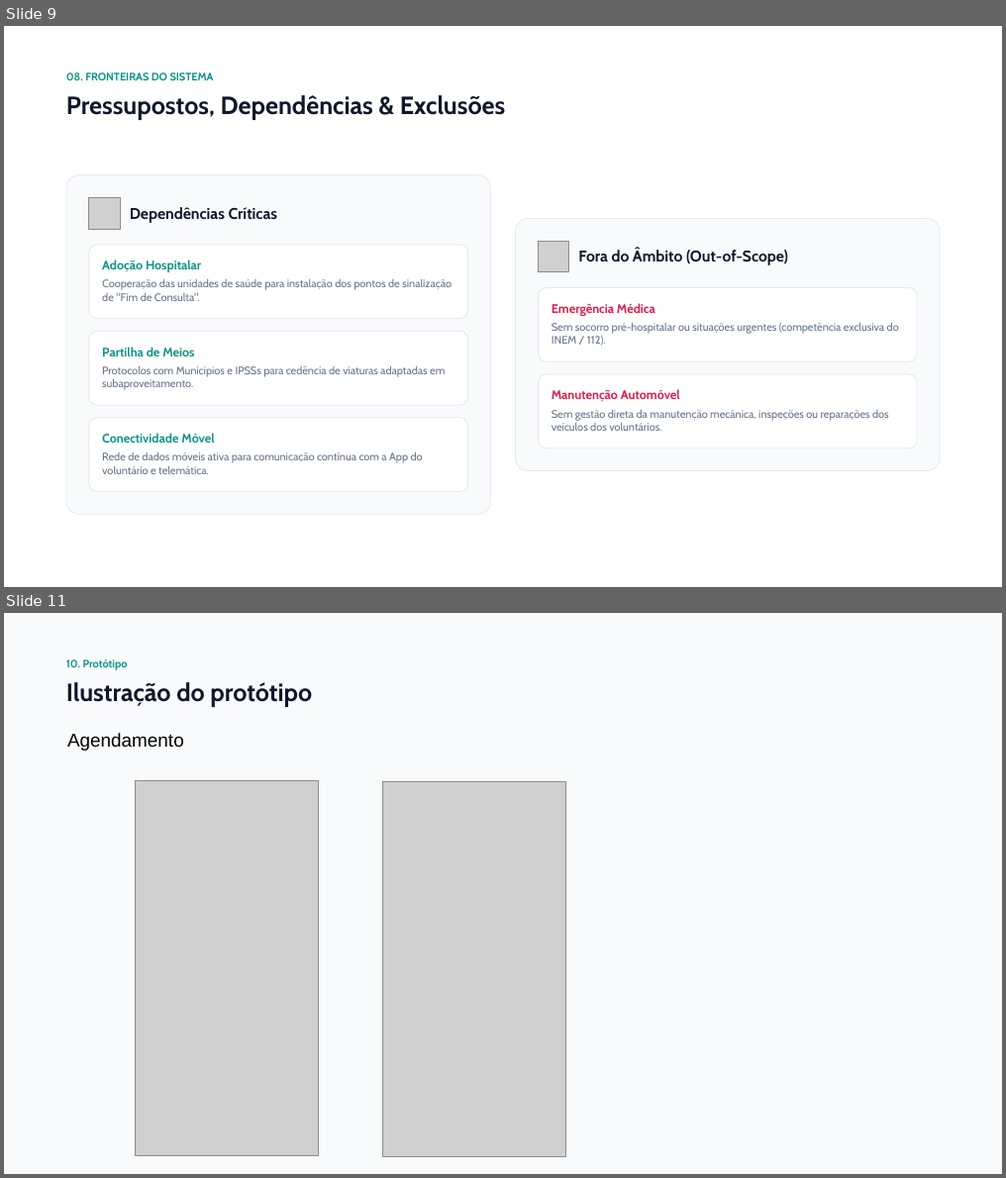
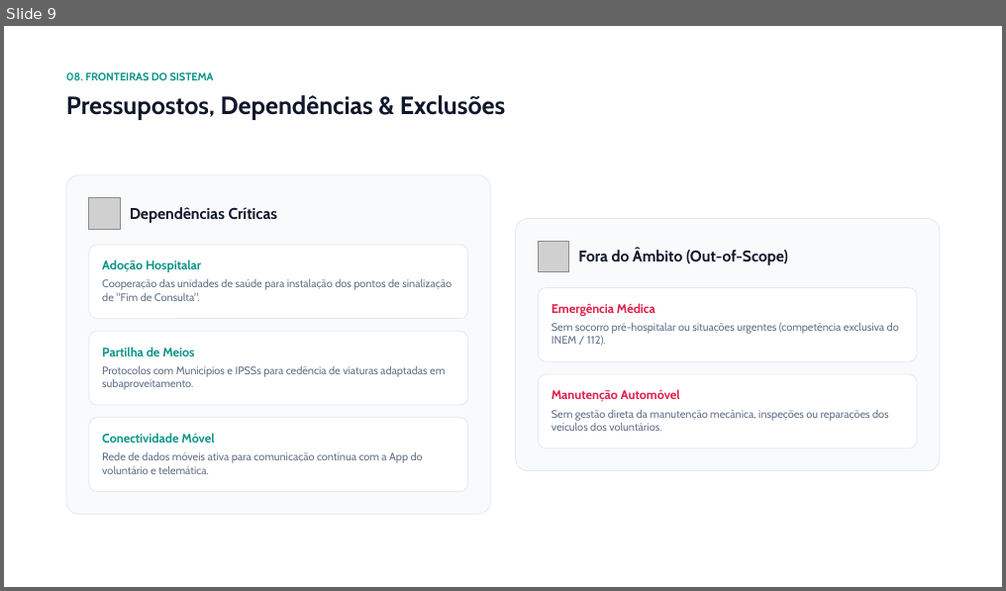
Before and after one commit to ines-vc/AS---Mobilidade-assistida-por-voluntarios-para-consultas, a slide deck: Slides/MobiAssiste - Apresentação Pitch.odp. Shown one above the other, each under a label of ours: slides 9 and 11 before the commit, slide 9 after it; the slides between them are not shown. The pictures are 1006x1178 and 1006x591 pixels, drawn with LibreOffice and Linux fonts; fonts in the diff are those of the drawing; grey boxes stand for pictures; background and template pictures are left out. Boxes give left, top, right and bottom in pixels: in the first picture for what was removed or moved away, otherwise in the second. Text is boxed around its words. In the diff, an @@ line names an element or a change of style, - is before the commit and + after.

```diff
--- a/Slides/MobiAssiste - Apresentação Pitch.odp
+++ b/Slides/MobiAssiste - Apresentação Pitch.odp
@@ slide 11 removed at box(4, 613, 1002, 1174), background #F8FAFC @@
@@ text removed at box(66, 660, 128, 669) @@
-10. Protótipo
@@ text removed at box(66, 682, 312, 707) @@
-Ilustração do protótipo
@@ text removed at box(67, 733, 184, 751) @@
-Agendamento
@@ picture removed at box(135, 780, 319, 1156) @@
@@ picture removed at box(382, 781, 565, 1157) @@
```
Also in this commit, not shown: 1 other slide removed, 3 other files.
